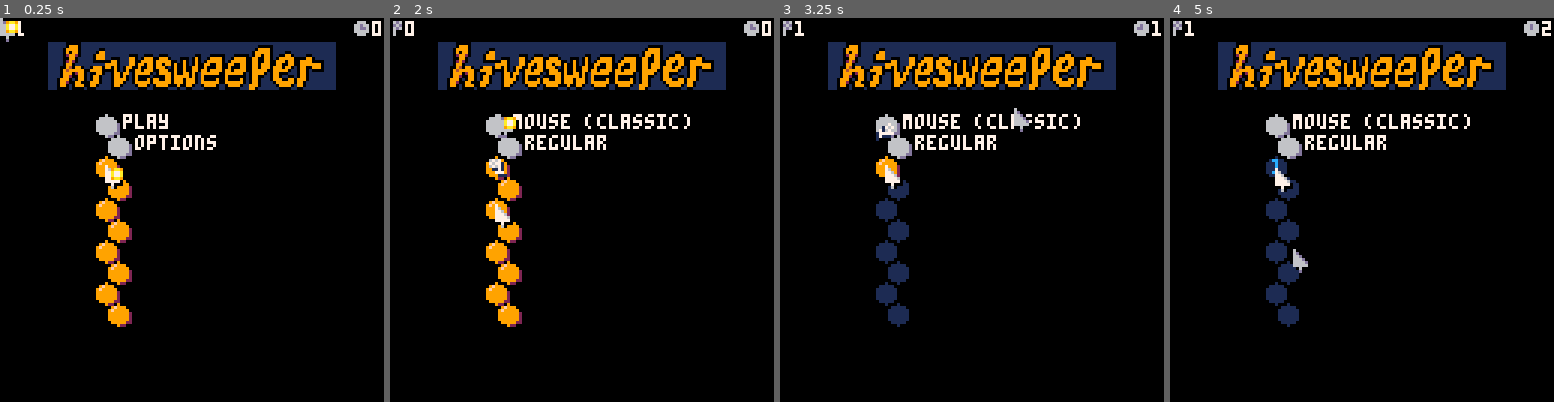
Above: before the commit, frames 1-4 (left to right).
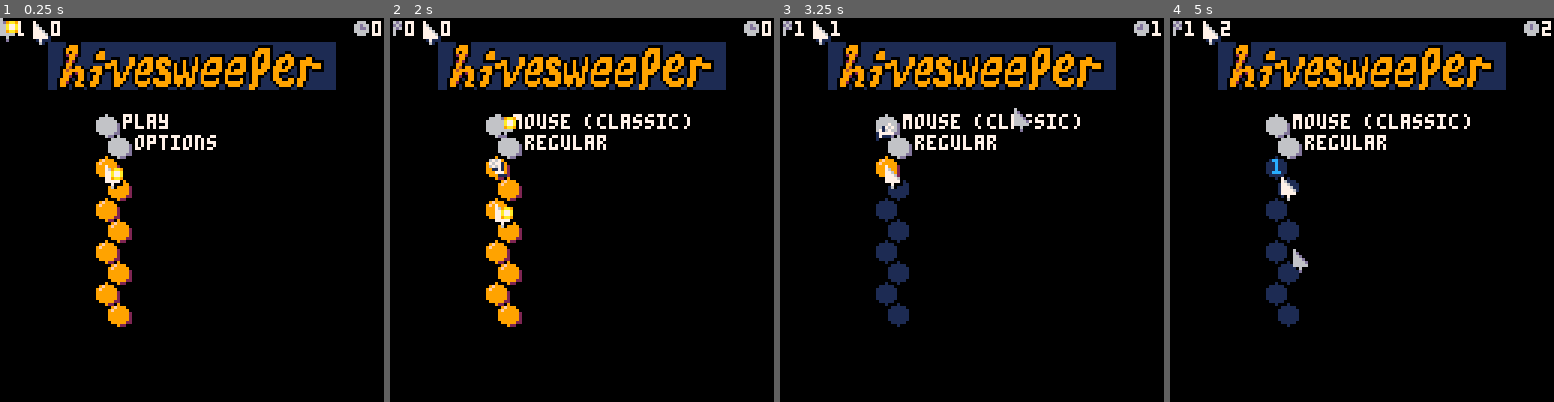
Above: after the commit, the same moments.

Repository: seaspaces27/hivesweeper-p8
Game: PICO-8 cartridge hivesweeper.p8
Two runs of this game, one before a commit and one after it. Both use one fixed random seed, a clock stepped at 60 frames per second and the inputs below.
Inputs (mouse positions are in pixels of both pictures, inside the frame that each line leads up to):
- Up to frame 1 (0.25 s): no input
- Up to frame 2 (2 s): tap X (X key) at 0.33, 1.07, 1.85 s; click (670, 121) at 0.67 s; tap O (Z key) at 0.7, 1.7 s; click (436, 267) at 1.22 s; hold Right from 1.6 s (still down); click (497, 114) at 1.77 s
- Up to frame 3 (3.25 s): release Right at 2.1 s; tap O (Z key) at 2.1, 2.5, 2.9 s; hold Up 2.15-2.42 s; click (952, 259) at 2.32 s; hold Right 2.47-3.03 s; click (1014, 106) at 2.87 s; tap X (X key) at 2.97 s; hold Left from 3.08 s (still down)
- Up to frame 4 (5 s): tap O (Z key) every 0.4 s from 3.3 to 4.9 s; click (1465, 256) at 3.42 s; release Left at 3.58 s; hold Down 3.63-3.97 s; click (1231, 102) at 3.97 s; hold Right 4.02-4.68 s; tap X (X key) at 4.08 s; click (1292, 248) at 4.52 s; hold Up from 4.73 s (still down)

The runs differ from the first frame. In frame 1, 0.2% of the frame differs, in the area x 8-16%, y 0-8%; in frame 2, 0.3%; in frame 3, 0.2%; in frame 4, 0.5%, in the area x 8-34%, y 0-48%.

Commit message:
ui displays player clicks

Diff:
--- a/hivesweeper.p8
+++ b/hivesweeper.p8
@@ -252,9 +252,10 @@
 	numbers={} --no. of adjacents
 	numbers=load_bees()
 
- for i=1,#players do
-  players[i].id=flr((hexs/4)+(hexs/3)*(i/#players))
-  players[i].togo=players[i].id
+ for i,v in pairs(players) do
+  v.id=flr((hexs/4)+(hexs/3)*(i/#players))
+  v.togo=v.id
+  v.clicks=0
  end
  --first click should be free
  --if(not menu.active)sfx(4)
@@ -319,16 +320,11 @@
  for i=1,#players do
   plr=players[i]
   if(plr.id~=plr.togo)then
-   if plr.powerups["noflag"]then
-   if plr.powerups["noflag"]>0then
-    plr.powerups["noflag"]-=1
-   end
-   end
    move_sfx=true
    plr.id=plr.togo
   end
  end
- if(move_sfx)sfx(5+rnd(4))
+ if(move_sfx and #players<=2)sfx(5+rnd(4))
 
  --hive interaction
  --selecting=nil
@@ -796,6 +792,8 @@
  return cs
 end
 -->8
+--ui + misc
+
 function sprot(dx,dy,h,w,mx,my,rot)
  --dx the x position of the sprite
  --dy the y position of the sprite
@@ -824,8 +822,21 @@
  str=all_bees
  local tx=1 ty=1
 	sspr(4,8,3,5,tx,ty)tx+=4
-	print(all_bees-#flags,tx,ty)
-
+	local ox=print(all_bees-#flags,tx,ty)
+	ox+=2
+	local length=72
+	for i,p in pairs(players) do
+	 //local ox=0+(i/#players)*72
+	 --local ox=8+i*12
+	 if(i==5)ox=0 ty+=8
+	 local ol=0
+	 pal(6,cols[p.c])
+	 pal(13,cols_shade[p.c])
+	 spr(17,ox,ty)
+	 pal()
+	 ol=print(p.clicks,ox+6,ty)
+	 ox=ol
+	end
 	--print(flag_icon..all_bees-#flags)
  //if  then ct=(start and flr(time())-start) or "0:00"
  //else ct=game_length or"0:00"end
@@ -856,7 +867,8 @@
 	plr.togo=plr.id
 	plr.prev_a=0
 	plr.powerups={}
-	plr.powerups["noflag"]=8
+	plr.powerups["noflag"]=-1
+	plr.clicks=0
 	plr.upd=function(s)
 	 --get controls
 	 s.hin=tonum(btn(➡️,s.pl))-tonum(btn(⬅️,s.pl))
@@ -932,10 +944,10 @@
 		 s.pressing=s.id
 		end
 		if s.id~=s.togo then --moved
-		 local cl=8
+		 local cl=10
 		 if s.powerups["noflag"]then
-		  if s.powerups["noflag"]==0then
-		   cl=6
+		  if s.powerups["noflag"]==0 or s.powerups["noflag"]==-1 then
+		   cl=8
 		  end
 		 end
 		 --s.pressing=nil
@@ -951,13 +963,18 @@
 
 		--interactions
 		if(a_released) and revealed[s.id]==false and flagfield[s.id]==nil then
-		 open_cell(s.id,s.pl)
+		 open_cell(s.id,s.pl) s.clicks+=1
+		 if s.powerups["noflag"]then
+		 if s.powerups["noflag"]>0then
+		  s.powerups["noflag"]-=1
+		 end
+		 end
 	 elseif (s.a or a_released)and revealed[s.id]==true then--activate neighbours if flags-bee is met
 		 chord_cell(s.id,a_released)
 		elseif s.bp and revealed[s.id]==false then
 		 flag_cell(s.id,s.pl)
 		 if s.powerups["noflag"]then
-		  s.powerups["noflag"]=16
+		  s.powerups["noflag"]=8
 		 end
 		end
 
@@ -985,7 +1002,7 @@
 	 if(s.pressing~=nil)id=18
 	 spr(id,s.x,s.y)
 	 color(cols[s.c])
-	 if s.first_call==true then
+	 if s.first_call==true or first_call then
 	  spr(33,s.x,s.y)
 	 end
 	 //print("\#2"..s.id.." "..s.cooldown)
Not shown, added: README.md
